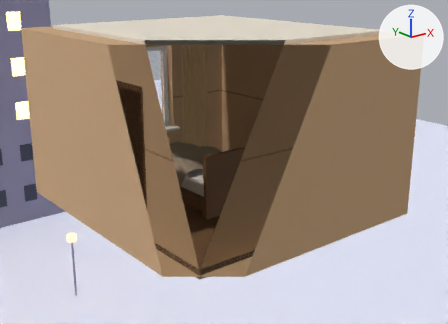
Two versions of the glTF model blender/export/bedroom.glb, one commit apart.
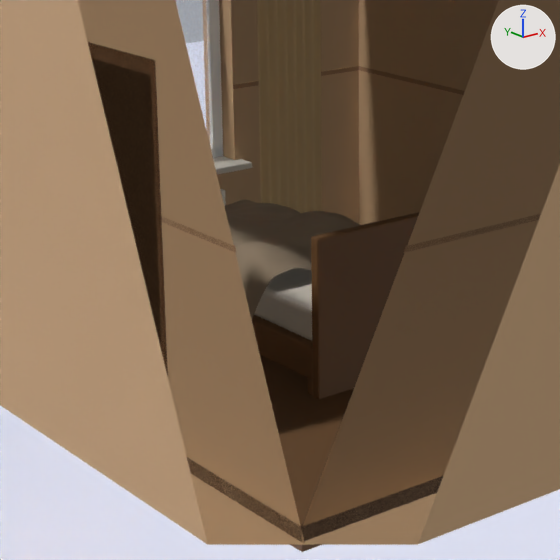
There are two pictures of each version: one from a 50 mm lens placed at (-3.89, -5.33, 3.46), pointed at (2.16, 2.25, 0.43), one close up on the part from 18% to 67% of the width and 20% to 87% of the height. Arrows for +X, +Y and +Z are at upper right; the lights stay in place. The first two pictures are the older version. Everything nearer to the camera than a plane just in front of the edit is cut away. Objects named as collision shapes, trigger or cutter boxes, shadow casters or lower levels of detail are left out. Where no turn or scale is listed for an object, it has been applied to the vertices. Vertices at exactly the same position are counted once.

The first close-up shows 'BedFrame', 'Blanket', 'Curtain_Right', 'Door', 'Floor', 'Ground', 'Mattress', 'Trim', 'Walls', 'WindowFrame', 'WindowGlass' and 2 more.
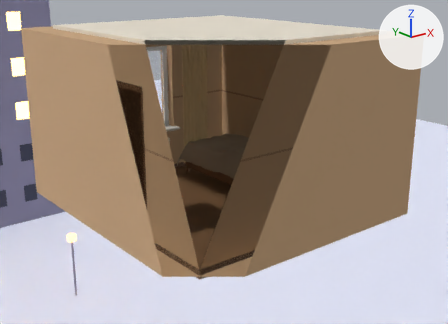
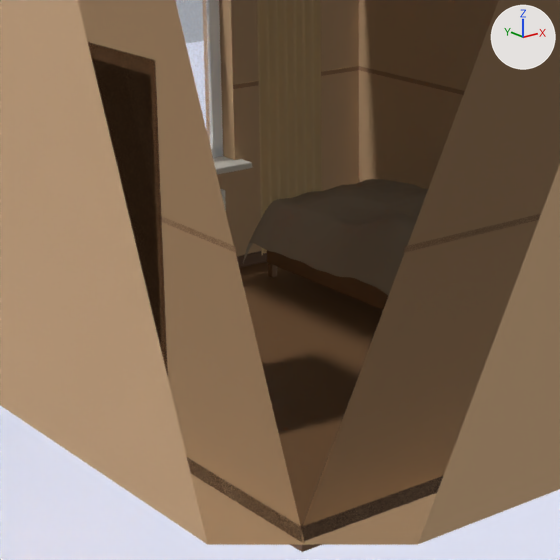
Location of each change, (x1, y1, x2, y2) in pixels of the close-ups (560 x 560 px):
'Blanket', reshaped
    before: (224, 199, 360, 320)
    after: (243, 179, 428, 296)
'BedFrame', moved, rescaled
    before: (252, 212, 420, 399)
    after: (267, 250, 388, 310)
'Mattress', moved, rescaled (not visible afterwards)
    before: (254, 268, 312, 341)
'Floor', unchanged, uncovered by the edit
    before: (260, 355, 354, 552)
    after: (239, 261, 383, 552)

The edits, one by one:
me_bedframe is used by ob_bedframe; location (0.0, 0.0, 0.0).
me_bedframe had 336 vertices, 648 faces and spanned x 1.08..2.12, y 1.3..3.44, z 0.0..0.95.
me_bedframe now has 336 vertices, 648 faces and spans x 2.14..3.18, y 1.26..3.3, z 0.0..0.95.
me_bedframe part 1: the whole mesh is scaled about its middle by (1, 0.951, 1), then moved by (1.06, -0.09, 0.0).
me_blanket is used by ob_blanket; location (0.0, 0.0, 0.0).
me_blanket had 12513 vertices, 24576 faces and spanned x 0.93..2.27, y 1.78..3.52, z 0.1..0.73.
me_blanket now has 12513 vertices, 24576 faces and spans x 1.99..3.17, y 1.74..3.38, z 0.1..0.74.
me_blanket part 2: 12513 of 12513 vertices moved; they spanned x 0.93..2.27, y 1.78..3.52, z 0.1..0.73 and now span x 1.99..3.17, y 1.74..3.38, z 0.1..0.74; mean shift (0.98, -0.09, 0.02).
me_mattress is used by ob_mattress; location (0.0, 0.0, 0.0).
me_mattress had 56 vertices, 108 faces and spanned x 1.12..2.08, y 1.38..3.42, z 0.3..0.5.
me_mattress now has 56 vertices, 108 faces and spans x 2.18..3.14, y 1.34..3.28, z 0.3..0.5.
me_mattress part 3: the whole mesh is scaled about its middle by (1, 0.95, 1), then moved by (1.06, -0.09, 0.0).
